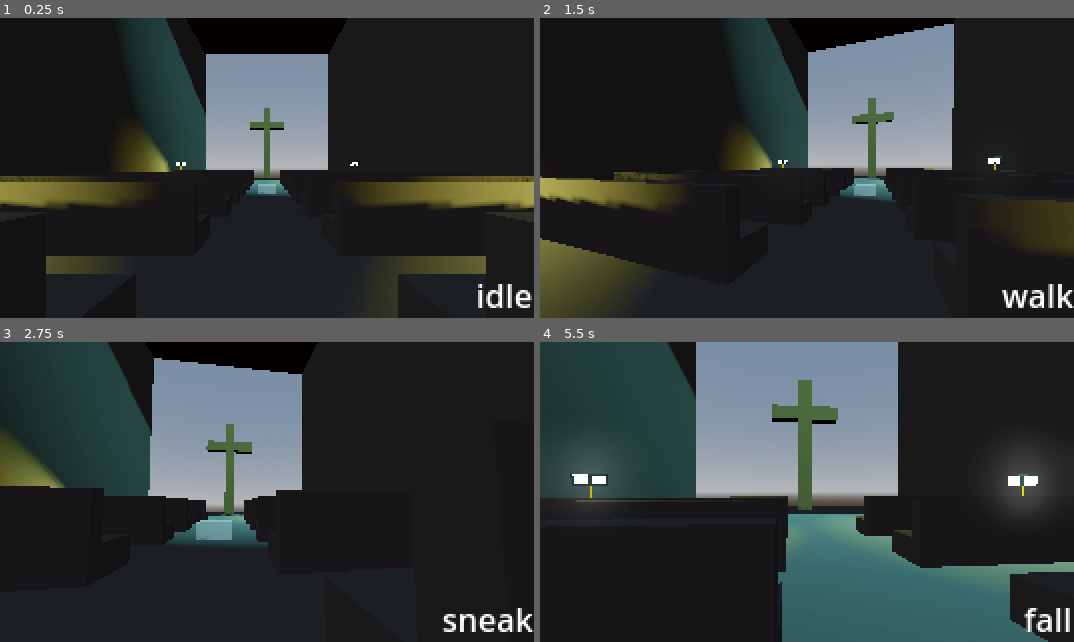
Above: before the commit, frames 1-4 (two rows, left to right).
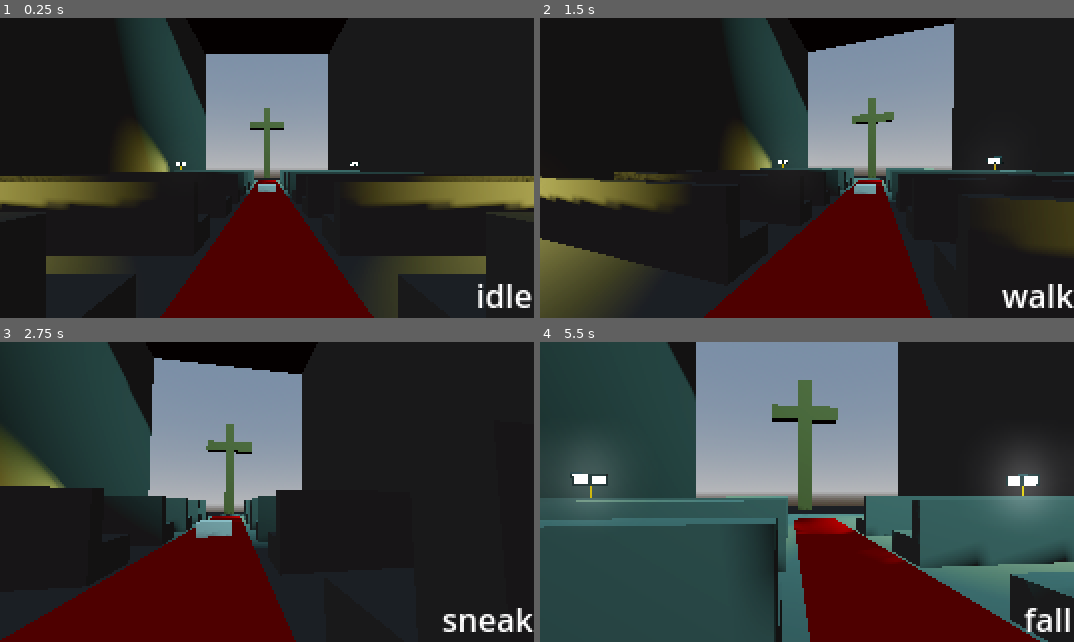
Above: after the commit, the same moments.

Repository: deinonymous/1st-3rd-Person-Base
Game: Godot game, scene res://scenes/world/world.tscn
Same seed, same stepped clock (60 frames per second), same inputs: the game is played once before the commit and once after it.
Inputs (mouse positions are in pixels of both pictures, inside the frame that each line leads up to):
- Up to frame 1 (0.25 s): no input
- Up to frame 2 (1.5 s): tap Enter at 0.5 s; move the mouse to (833, 168) at 0.52 s; hold Ctrl (crouch) 0.53-1.28 s; hold W (mv_forward) from 0.53 s (still down); tap Space (jump) at 0.77 s; move the mouse to (780, 168) at 1.27 s; tap Shift (sprint) at 1.35 s
- Up to frame 3 (2.75 s): keep holding W (mv_forward); tap Space (jump) at 1.52 s; move the mouse to (283, 486) at 2.02 s; hold Ctrl (crouch) from 2.03 s (still down)
- Up to frame 4 (5.5 s): keep holding W (mv_forward); move the mouse to (801, 498) at 2.77 s; release Ctrl (crouch) at 2.78 s; tap Shift (sprint) at 2.85, 4.35 s; tap Space (jump) at 3.02, 3.77, 4.52 s; move the mouse to (844, 495) at 3.52 s; hold Ctrl (crouch) 3.53-4.28 s; move the mouse to (764, 489) at 4.27 s; move the mouse to (812, 492) at 5.02 s; hold Ctrl (crouch) from 5.03 s (still down)

The runs differ from the first frame. In frame 1, 10% of the frame differs, in the area x 29-80%, y 50-100%; in frame 2, 12%; in frame 3, 14%; in frame 4, 40%, in the area x 0-100%, y 51-100%.
Error in both runs: Invalid call. Nonexistent function 'sneak' in base 'Node3D (IdleState)'. (res://scripts/state/player-states/player_persistent_state.gd:69)

Commit message:
the cross

Diff:
--- /dev/null
+++ b/scenes/world/cross.tscn
@@ -0,0 +1,36 @@
+[gd_scene load_steps=6 format=3 uid="uid://bsyexfjc1ltmc"]
+
+[ext_resource type="Material" uid="uid://cxvswb5leeopy" path="res://scenes/world/wood.tres" id="1_00blu"]
+
+[sub_resource type="BoxMesh" id="BoxMesh_dtsxr"]
+material = ExtResource("1_00blu")
+size = Vector3(1, 10, 1)
+
+[sub_resource type="BoxMesh" id="BoxMesh_f3ca4"]
+material = ExtResource("1_00blu")
+size = Vector3(1, 5, 0.9)
+
+[sub_resource type="BoxShape3D" id="BoxShape3D_qf4vk"]
+size = Vector3(1, 9.97658, 1)
+
+[sub_resource type="BoxShape3D" id="BoxShape3D_frr20"]
+size = Vector3(1, 5.01424, 1)
+
+[node name="cross" type="StaticBody3D"]
+transform = Transform3D(1, 0, 0, 0, 1, 0, 0, 0, 1, 0, 0, -15.9622)
+
+[node name="MeshInstance3D" type="MeshInstance3D" parent="."]
+transform = Transform3D(1, 0, 0, 0, 1, 0, 0, 0, 1, 0, 5, 0)
+mesh = SubResource("BoxMesh_dtsxr")
+
+[node name="MeshInstance3D2" type="MeshInstance3D" parent="."]
+transform = Transform3D(-4.37114e-08, -1, 0, 1, -4.37114e-08, 0, 0, 0, 1, 0, 7.5, 0)
+mesh = SubResource("BoxMesh_f3ca4")
+
+[node name="CollisionShape3D" type="CollisionShape3D" parent="."]
+transform = Transform3D(1, 0, 0, 0, 1, 0, 0, 0, 1, 0, 4.99342, 0)
+shape = SubResource("BoxShape3D_qf4vk")
+
+[node name="CollisionShape3D2" type="CollisionShape3D" parent="."]
+transform = Transform3D(-4.37114e-08, -1, 0, 1, -4.37114e-08, 0, 0, 0, 1, 0, 7.51851, 0)
+shape = SubResource("BoxShape3D_frr20")
--- a/scenes/world/world.tscn
+++ b/scenes/world/world.tscn
@@ -4,8 +4,8 @@
 [ext_resource type="PackedScene" uid="uid://dj8qxtraf6qq3" path="res://scenes/player.tscn" id="1_8h7lf"]
 [ext_resource type="PackedScene" uid="uid://bdqj3vlbfrrmt" path="res://scenes/world/box.tscn" id="2_0whr3"]
 [ext_resource type="PackedScene" uid="uid://dr8oum8wnxjs6" path="res://scenes/world/pew.tscn" id="4_6652w"]
+[ext_resource type="PackedScene" uid="uid://bsyexfjc1ltmc" path="res://scenes/world/cross.tscn" id="5_hwihp"]
 [ext_resource type="PackedScene" uid="uid://d0f1ruyy2hqdr" path="res://scenes/world/worklight.tscn" id="5_mo2ej"]
-[ext_resource type="Material" uid="uid://cxvswb5leeopy" path="res://scenes/world/wood.tres" id="6_ihtmm"]
 
 [sub_resource type="ProceduralSkyMaterial" id="ProceduralSkyMaterial_da0lb"]
 
@@ -65,13 +65,14 @@
 bottom_radius = 5.0
 height = 0.2
 
-[sub_resource type="BoxMesh" id="BoxMesh_dtsxr"]
-material = ExtResource("6_ihtmm")
-size = Vector3(1, 10, 1)
-
-[sub_resource type="BoxMesh" id="BoxMesh_f3ca4"]
-material = ExtResource("6_ihtmm")
-size = Vector3(1, 5, 0.9)
+[sub_resource type="StandardMaterial3D" id="StandardMaterial3D_apwdg"]
+albedo_color = Color(0.5, 0, 0, 1)
+metallic_specular = 0.1
+roughness = 0.9
+
+[sub_resource type="PlaneMesh" id="PlaneMesh_2ih1k"]
+material = SubResource("StandardMaterial3D_apwdg")
+size = Vector2(2, 30)
 
 [node name="world" type="Node3D"]
 
@@ -95,50 +96,110 @@
 
 [node name="box" parent="church" instance=ExtResource("2_0whr3")]
 
-[node name="wall" type="StaticBody3D" parent="church"]
+[node name="pews" type="Node3D" parent="church"]
+transform = Transform3D(1, 0, 0, 0, 1, 0, 0, 0, 1, 0, 0, 2.97818)
+
+[node name="pew" parent="church/pews" instance=ExtResource("4_6652w")]
+
+[node name="pew2" parent="church/pews" instance=ExtResource("4_6652w")]
+transform = Transform3D(1, 0, 0, 0, 1, 0, 0, 0, 1, -5, 0.25, 10)
+
+[node name="pew3" parent="church/pews" instance=ExtResource("4_6652w")]
+transform = Transform3D(1, 0, 0, 0, 1, 0, 0, 0, 1, -5, 0.25, 5)
+
+[node name="pew4" parent="church/pews" instance=ExtResource("4_6652w")]
+transform = Transform3D(1, 0, 0, 0, 1, 0, 0, 0, 1, -5, 0.25, -2.53312)
+
+[node name="pew5" parent="church/pews" instance=ExtResource("4_6652w")]
+transform = Transform3D(1, 0, 0, 0, 1, 0, 0, 0, 1, -5, 0.25, 7.46688)
+
+[node name="pew6" parent="church/pews" instance=ExtResource("4_6652w")]
+transform = Transform3D(1, 0, 0, 0, 1, 0, 0, 0, 1, -5, 0.25, 2.46688)
+
+[node name="pew7" parent="church/pews" instance=ExtResource("4_6652w")]
+transform = Transform3D(1, 0, 0, 0, 1, 0, 0, 0, 1, -5, 0.25, -7.46995)
+
+[node name="pew8" parent="church/pews" instance=ExtResource("4_6652w")]
+transform = Transform3D(1, 0, 0, 0, 1, 0, 0, 0, 1, -5, 0.25, -10.0031)
+
+[node name="pew9" parent="church/pews" instance=ExtResource("4_6652w")]
+transform = Transform3D(1, 0, 0, 0, 1, 0, 0, 0, 1, -5, 0.25, -5.00307)
+
+[node name="pew10" parent="church/pews" instance=ExtResource("4_6652w")]
+transform = Transform3D(1, 0, 0, 0, 1, 0, 0, 0, 1, 4.98761, 0.25, 0)
+
+[node name="pew11" parent="church/pews" instance=ExtResource("4_6652w")]
+transform = Transform3D(1, 0, 0, 0, 1, 0, 0, 0, 1, 4.98761, 0.25, 10)
+
+[node name="pew12" parent="church/pews" instance=ExtResource("4_6652w")]
+transform = Transform3D(1, 0, 0, 0, 1, 0, 0, 0, 1, 4.98761, 0.25, 5)
+
+[node name="pew13" parent="church/pews" instance=ExtResource("4_6652w")]
+transform = Transform3D(1, 0, 0, 0, 1, 0, 0, 0, 1, 4.98761, 0.25, -2.53312)
+
+[node name="pew14" parent="church/pews" instance=ExtResource("4_6652w")]
+transform = Transform3D(1, 0, 0, 0, 1, 0, 0, 0, 1, 4.98761, 0.25, 7.46688)
+
+[node name="pew15" parent="church/pews" instance=ExtResource("4_6652w")]
+transform = Transform3D(1, 0, 0, 0, 1, 0, 0, 0, 1, 4.98761, 0.25, 2.46688)
+
+[node name="pew16" parent="church/pews" instance=ExtResource("4_6652w")]
+transform = Transform3D(1, 0, 0, 0, 1, 0, 0, 0, 1, 4.98761, 0.25, -7.46995)
+
+[node name="pew17" parent="church/pews" instance=ExtResource("4_6652w")]
+transform = Transform3D(1, 0, 0, 0, 1, 0, 0, 0, 1, 4.98761, 0.25, -10.0031)
+
+[node name="pew18" parent="church/pews" instance=ExtResource("4_6652w")]
+transform = Transform3D(1, 0, 0, 0, 1, 0, 0, 0, 1, 4.98761, 0.25, -5.00307)
+
+[node name="cross" parent="church" instance=ExtResource("5_hwihp")]
+
+[node name="walls" type="Node3D" parent="church"]
+
+[node name="wall" type="StaticBody3D" parent="church/walls"]
 transform = Transform3D(-4.37114e-08, 1, 0, -1, -4.37114e-08, 0, 0, 0, 1, -10, 10, 0)
 
-[node name="MeshInstance3D" type="MeshInstance3D" parent="church/wall"]
+[node name="MeshInstance3D" type="MeshInstance3D" parent="church/walls/wall"]
 mesh = SubResource("PlaneMesh_sg4sx")
 
-[node name="CollisionShape3D" type="CollisionShape3D" parent="church/wall"]
+[node name="CollisionShape3D" type="CollisionShape3D" parent="church/walls/wall"]
 shape = SubResource("BoxShape3D_h1lm0")
 disabled = true
 
-[node name="wall3" type="StaticBody3D" parent="church"]
+[node name="wall3" type="StaticBody3D" parent="church/walls"]
 transform = Transform3D(-1, 1.50996e-07, 0, -1.50996e-07, -1, 0, 0, 0, 1, 0, 20, -10)
 
-[node name="MeshInstance3D" type="MeshInstance3D" parent="church/wall3"]
-mesh = SubResource("PlaneMesh_cj5od")
-
-[node name="CollisionShape3D" type="CollisionShape3D" parent="church/wall3"]
-shape = SubResource("BoxShape3D_2ax7e")
-disabled = true
-
-[node name="wall4" type="StaticBody3D" parent="church"]
+[node name="MeshInstance3D" type="MeshInstance3D" parent="church/walls/wall3"]
+mesh = SubResource("PlaneMesh_cj5od")
+
+[node name="CollisionShape3D" type="CollisionShape3D" parent="church/walls/wall3"]
+shape = SubResource("BoxShape3D_2ax7e")
+disabled = true
+
+[node name="wall4" type="StaticBody3D" parent="church/walls"]
 transform = Transform3D(-1, -8.74228e-08, 0, -3.82137e-15, 4.37114e-08, 1, -8.74228e-08, 1, -4.37114e-08, 0, 30, 0)
 
-[node name="MeshInstance3D" type="MeshInstance3D" parent="church/wall4"]
-mesh = SubResource("PlaneMesh_cj5od")
-
-[node name="CollisionShape3D" type="CollisionShape3D" parent="church/wall4"]
-shape = SubResource("BoxShape3D_2ax7e")
-disabled = true
-
-[node name="wall5" type="StaticBody3D" parent="church"]
+[node name="MeshInstance3D" type="MeshInstance3D" parent="church/walls/wall4"]
+mesh = SubResource("PlaneMesh_cj5od")
+
+[node name="CollisionShape3D" type="CollisionShape3D" parent="church/walls/wall4"]
+shape = SubResource("BoxShape3D_2ax7e")
+disabled = true
+
+[node name="wall5" type="StaticBody3D" parent="church/walls"]
 transform = Transform3D(1, 0, 0, 0, -4.37114e-08, 1, 0, -1, -4.37114e-08, 0, 30, 20)
 
-[node name="MeshInstance3D" type="MeshInstance3D" parent="church/wall5"]
-mesh = SubResource("PlaneMesh_cj5od")
-
-[node name="CollisionShape3D" type="CollisionShape3D" parent="church/wall5"]
-shape = SubResource("BoxShape3D_2ax7e")
-disabled = true
-
-[node name="MeshInstance3D2" type="MeshInstance3D" parent="church/wall5"]
+[node name="MeshInstance3D" type="MeshInstance3D" parent="church/walls/wall5"]
+mesh = SubResource("PlaneMesh_cj5od")
+
+[node name="CollisionShape3D" type="CollisionShape3D" parent="church/walls/wall5"]
+shape = SubResource("BoxShape3D_2ax7e")
+disabled = true
+
+[node name="MeshInstance3D2" type="MeshInstance3D" parent="church/walls/wall5"]
 mesh = SubResource("CylinderMesh_kogdd")
 
-[node name="SpotLight3D" type="SpotLight3D" parent="church/wall5/MeshInstance3D2"]
+[node name="SpotLight3D" type="SpotLight3D" parent="church/walls/wall5/MeshInstance3D2"]
 transform = Transform3D(0.965926, -0.224144, -0.12941, 0, 0.5, -0.866025, 0.258819, 0.836516, 0.482963, 0, 0, 0)
 light_color = Color(0.5, 1, 1, 1)
 light_energy = 16.0
@@ -149,111 +210,50 @@
 spot_attenuation = 0.5
 spot_angle = 30.0
 
-[node name="wall6" type="StaticBody3D" parent="church"]
+[node name="wall6" type="StaticBody3D" parent="church/walls"]
 transform = Transform3D(0.00209452, -0.999998, 4.37113e-08, -3.82137e-15, 4.37114e-08, 1, -0.999998, -0.00209452, 9.15504e-11, 9.99998, 30, 10.0209)
 
-[node name="MeshInstance3D" type="MeshInstance3D" parent="church/wall6"]
-mesh = SubResource("PlaneMesh_cj5od")
-
-[node name="CollisionShape3D" type="CollisionShape3D" parent="church/wall6"]
-shape = SubResource("BoxShape3D_2ax7e")
-disabled = true
-
-[node name="wall7" type="StaticBody3D" parent="church"]
+[node name="MeshInstance3D" type="MeshInstance3D" parent="church/walls/wall6"]
+mesh = SubResource("PlaneMesh_cj5od")
+
+[node name="CollisionShape3D" type="CollisionShape3D" parent="church/walls/wall6"]
+shape = SubResource("BoxShape3D_2ax7e")
+disabled = true
+
+[node name="wall7" type="StaticBody3D" parent="church/walls"]
 transform = Transform3D(-0.00209443, 0.999998, 4.37113e-08, 0, -4.37114e-08, 1, 0.999998, 0.00209443, 9.15504e-11, -9.99998, 30, 9.97906)
 
-[node name="MeshInstance3D" type="MeshInstance3D" parent="church/wall7"]
-mesh = SubResource("PlaneMesh_cj5od")
-
-[node name="CollisionShape3D" type="CollisionShape3D" parent="church/wall7"]
-shape = SubResource("BoxShape3D_2ax7e")
-disabled = true
-
-[node name="wall2" type="StaticBody3D" parent="church"]
+[node name="MeshInstance3D" type="MeshInstance3D" parent="church/walls/wall7"]
+mesh = SubResource("PlaneMesh_cj5od")
+
+[node name="CollisionShape3D" type="CollisionShape3D" parent="church/walls/wall7"]
+shape = SubResource("BoxShape3D_2ax7e")
+disabled = true
+
+[node name="wall2" type="StaticBody3D" parent="church/walls"]
 transform = Transform3D(-4.37114e-08, -1, 0, 1, -4.37114e-08, 0, 0, 0, 1, 10, 10, 0)
 
-[node name="MeshInstance3D" type="MeshInstance3D" parent="church/wall2"]
+[node name="MeshInstance3D" type="MeshInstance3D" parent="church/walls/wall2"]
 mesh = SubResource("PlaneMesh_sg4sx")
 
-[node name="CollisionShape3D" type="CollisionShape3D" parent="church/wall2"]
+[node name="CollisionShape3D" type="CollisionShape3D" parent="church/walls/wall2"]
 shape = SubResource("BoxShape3D_h1lm0")
 disabled = true
 
-[node name="pews" type="Node3D" parent="church"]
-transform = Transform3D(1, 0, 0, 0, 1, 0, 0, 0, 1, 0, 0, 2.97818)
-
-[node name="pew" parent="church/pews" instance=ExtResource("4_6652w")]
-
-[node name="pew2" parent="church/pews" instance=ExtResource("4_6652w")]
-transform = Transform3D(1, 0, 0, 0, 1, 0, 0, 0, 1, -5, 0.25, 10)
-
-[node name="pew3" parent="church/pews" instance=ExtResource("4_6652w")]
-transform = Transform3D(1, 0, 0, 0, 1, 0, 0, 0, 1, -5, 0.25, 5)
-
-[node name="pew4" parent="church/pews" instance=ExtResource("4_6652w")]
-transform = Transform3D(1, 0, 0, 0, 1, 0, 0, 0, 1, -5, 0.25, -2.53312)
-
-[node name="pew5" parent="church/pews" instance=ExtResource("4_6652w")]
-transform = Transform3D(1, 0, 0, 0, 1, 0, 0, 0, 1, -5, 0.25, 7.46688)
-
-[node name="pew6" parent="church/pews" instance=ExtResource("4_6652w")]
-transform = Transform3D(1, 0, 0, 0, 1, 0, 0, 0, 1, -5, 0.25, 2.46688)
-
-[node name="pew7" parent="church/pews" instance=ExtResource("4_6652w")]
-transform = Transform3D(1, 0, 0, 0, 1, 0, 0, 0, 1, -5, 0.25, -7.46995)
-
-[node name="pew8" parent="church/pews" instance=ExtResource("4_6652w")]
-transform = Transform3D(1, 0, 0, 0, 1, 0, 0, 0, 1, -5, 0.25, -10.0031)
-
-[node name="pew9" parent="church/pews" instance=ExtResource("4_6652w")]
-transform = Transform3D(1, 0, 0, 0, 1, 0, 0, 0, 1, -5, 0.25, -5.00307)
-
-[node name="pew10" parent="church/pews" instance=ExtResource("4_6652w")]
-transform = Transform3D(1, 0, 0, 0, 1, 0, 0, 0, 1, 4.98761, 0.25, 0)
-
-[node name="pew11" parent="church/pews" instance=ExtResource("4_6652w")]
-transform = Transform3D(1, 0, 0, 0, 1, 0, 0, 0, 1, 4.98761, 0.25, 10)
-
-[node name="pew12" parent="church/pews" instance=ExtResource("4_6652w")]
-transform = Transform3D(1, 0, 0, 0, 1, 0, 0, 0, 1, 4.98761, 0.25, 5)
-
-[node name="pew13" parent="church/pews" instance=ExtResource("4_6652w")]
-transform = Transform3D(1, 0, 0, 0, 1, 0, 0, 0, 1, 4.98761, 0.25, -2.53312)
-
-[node name="pew14" parent="church/pews" instance=ExtResource("4_6652w")]
-transform = Transform3D(1, 0, 0, 0, 1, 0, 0, 0, 1, 4.98761, 0.25, 7.46688)
-
-[node name="pew15" parent="church/pews" instance=ExtResource("4_6652w")]
-transform = Transform3D(1, 0, 0, 0, 1, 0, 0, 0, 1, 4.98761, 0.25, 2.46688)
-
-[node name="pew16" parent="church/pews" instance=ExtResource("4_6652w")]
-transform = Transform3D(1, 0, 0, 0, 1, 0, 0, 0, 1, 4.98761, 0.25, -7.46995)
-
-[node name="pew17" parent="church/pews" instance=ExtResource("4_6652w")]
-transform = Transform3D(1, 0, 0, 0, 1, 0, 0, 0, 1, 4.98761, 0.25, -10.0031)
-
-[node name="pew18" parent="church/pews" instance=ExtResource("4_6652w")]
-transform = Transform3D(1, 0, 0, 0, 1, 0, 0, 0, 1, 4.98761, 0.25, -5.00307)
-
-[node name="worklight" parent="church" instance=ExtResource("5_mo2ej")]
+[node name="worklights" type="Node3D" parent="church"]
+
+[node name="worklight" parent="church/worklights" instance=ExtResource("5_mo2ej")]
 transform = Transform3D(0.866025, 0, 0.5, 0, 1, 0, -0.5, 0, 0.866025, -9.5186, 0, -9.36152)
 
-[node name="worklight2" parent="church" instance=ExtResource("5_mo2ej")]
+[node name="worklight2" parent="church/worklights" instance=ExtResource("5_mo2ej")]
 transform = Transform3D(0.5, 0, -0.866025, 0, 1, 0, 0.866025, 0, 0.5, 9.18368, 0, -8.59925)
 
-[node name="worklight3" parent="church" instance=ExtResource("5_mo2ej")]
+[node name="worklight3" parent="church/worklights" instance=ExtResource("5_mo2ej")]
 transform = Transform3D(-0.777409, 0, -0.628995, 0, 1, 0, 0.628995, 0, -0.777409, 9.12863, 0, 14.6134)
 
-[node name="worklight4" parent="church" instance=ExtResource("5_mo2ej")]
+[node name="worklight4" parent="church/worklights" instance=ExtResource("5_mo2ej")]
 transform = Transform3D(-0.628994, 0, 0.777409, 0, 1, 0, -0.777409, 0, -0.628994, -9.46355, 0, 14.9158)
 
-[node name="cross" type="StaticBody3D" parent="church"]
-transform = Transform3D(1, 0, 0, 0, 1, 0, 0, 0, 1, 0, 0, -15.9622)
-
-[node name="MeshInstance3D" type="MeshInstance3D" parent="church/cross"]
-transform = Transform3D(1, 0, 0, 0, 1, 0, 0, 0, 1, 0, 5, 0)
-mesh = SubResource("BoxMesh_dtsxr")
-
-[node name="MeshInstance3D2" type="MeshInstance3D" parent="church/cross"]
-transform = Transform3D(-4.37114e-08, -1, 0, 1, -4.37114e-08, 0, 0, 0, 1, 0, 7.5, 0)
-mesh = SubResource("BoxMesh_f3ca4")
+[node name="MeshInstance3D" type="MeshInstance3D" parent="church"]
+transform = Transform3D(1, 0, 0, 0, 1, 0, 0, 0, 1, 0, 0.1, 5)
+mesh = SubResource("PlaneMesh_2ih1k")
